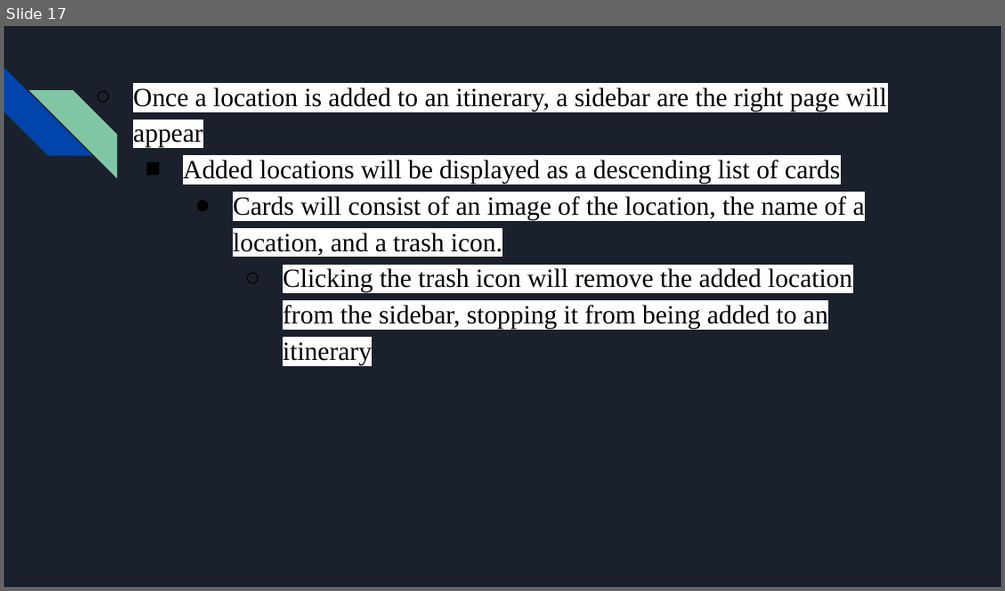
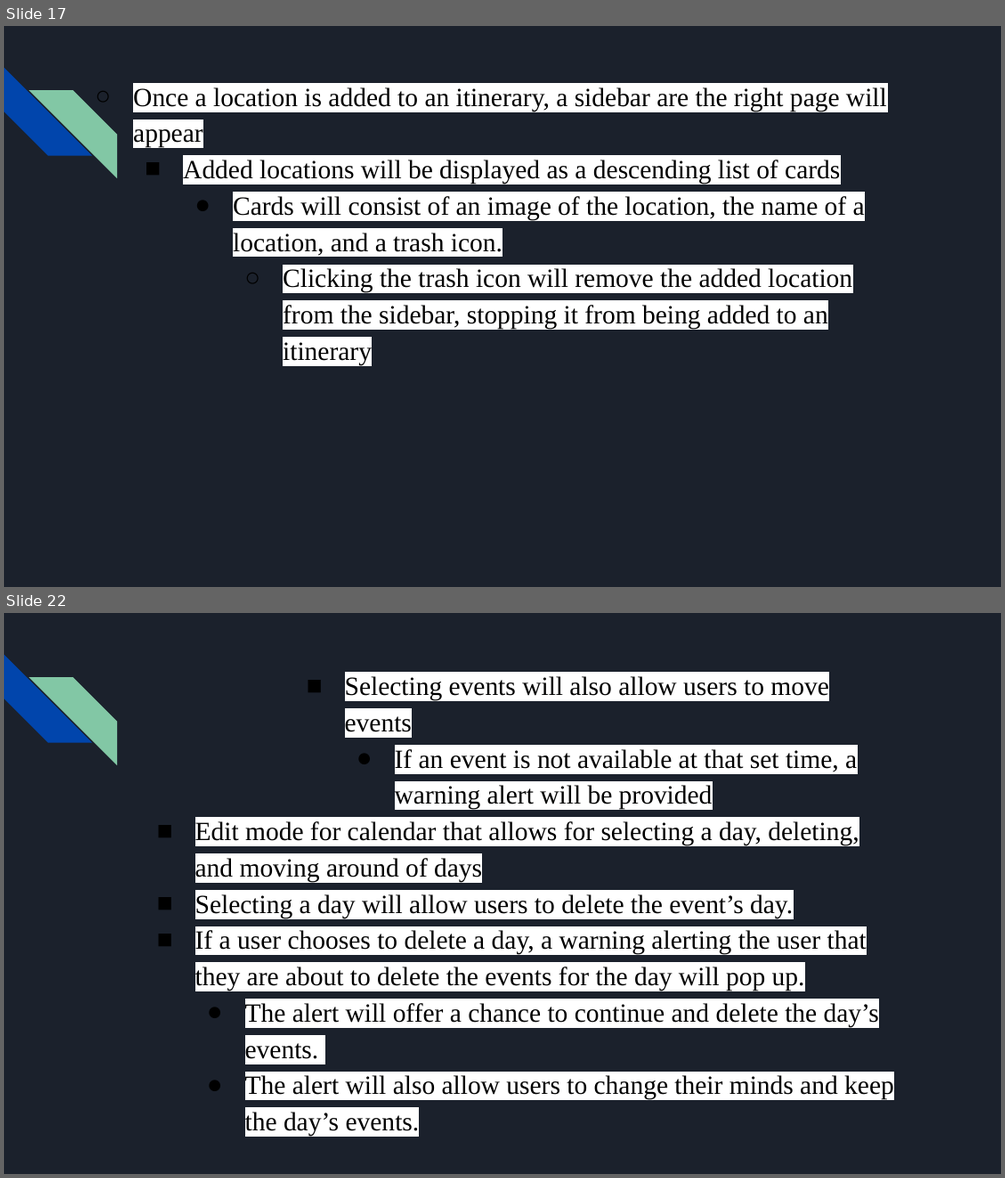
Before and after one commit to DustinWZook/Atlas-Itinerary, a slide deck: Documents/CSCI 4805 Project Requirements.pptx. Shown one above the other, each under a label of ours: slide 17 before the commit, slides 17 and 22 after it; the slides between them are not shown. The pictures are 1005x591 and 1005x1178 pixels, drawn with LibreOffice and Linux fonts; fonts in the diff are those of the drawing. Boxes give left, top, right and bottom in pixels: in the first picture for what was removed or moved away, otherwise in the second. Text is boxed around its words. In the diff, an @@ line names an element or a change of style, - is before the commit and + after.

```diff
--- a/Documents/CSCI 4805 Project Requirements.pptx
+++ b/Documents/CSCI 4805 Project Requirements.pptx
@@ slide 22 added at (4,613,1001,1174), background #1B212C; not listed: 2 template elements that a slide beside it also shows @@
@@ text added at (195,676,894,1100), 19 pt, text #000000 @@
+          ■ Selecting events will also allow users to move events
+            ● If an event is not available at that set time, a warning alert will be provided
+    ■ Edit mode for calendar that allows for selecting a day, deleting, and moving around of days
+    ■ Selecting a day will allow users to delete the event’s day.
+    ■ If a user chooses to delete a day, a warning alerting the user that they are about to delete the events for the day will pop up.
+      ● The alert will offer a chance to continue and delete the day’s events.
+      ● The alert will also allow users to change their minds and keep the day’s events.
```
Also in this commit, not shown: 6 other slides added, 4 slides removed.
